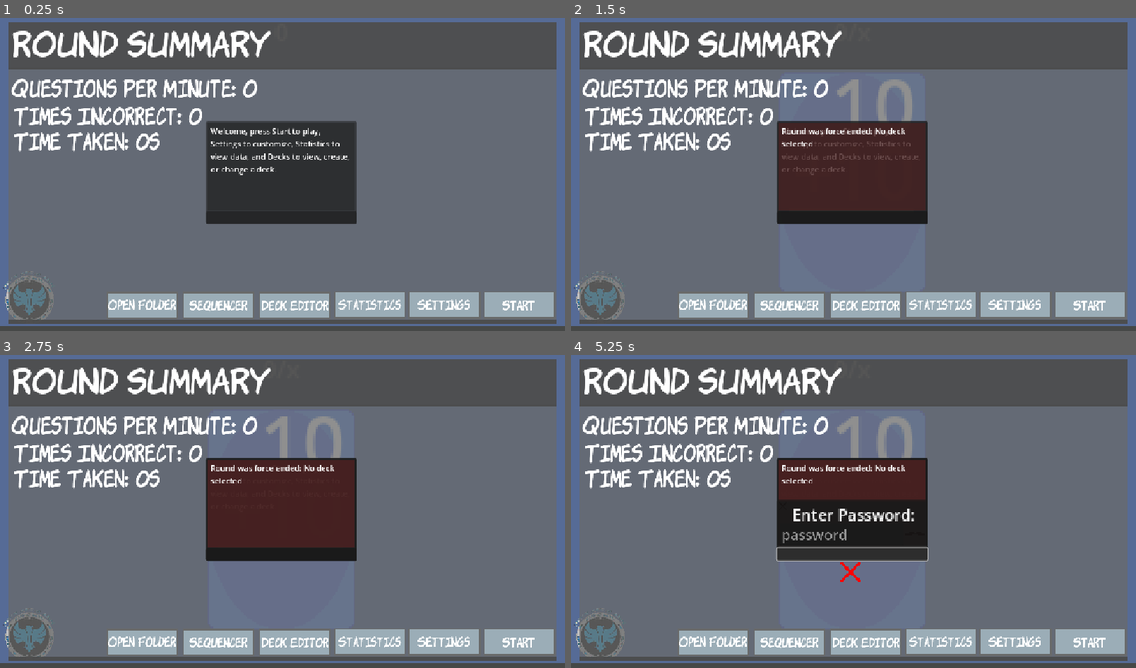
Above: before the commit, frames 1-4 (two rows, left to right).
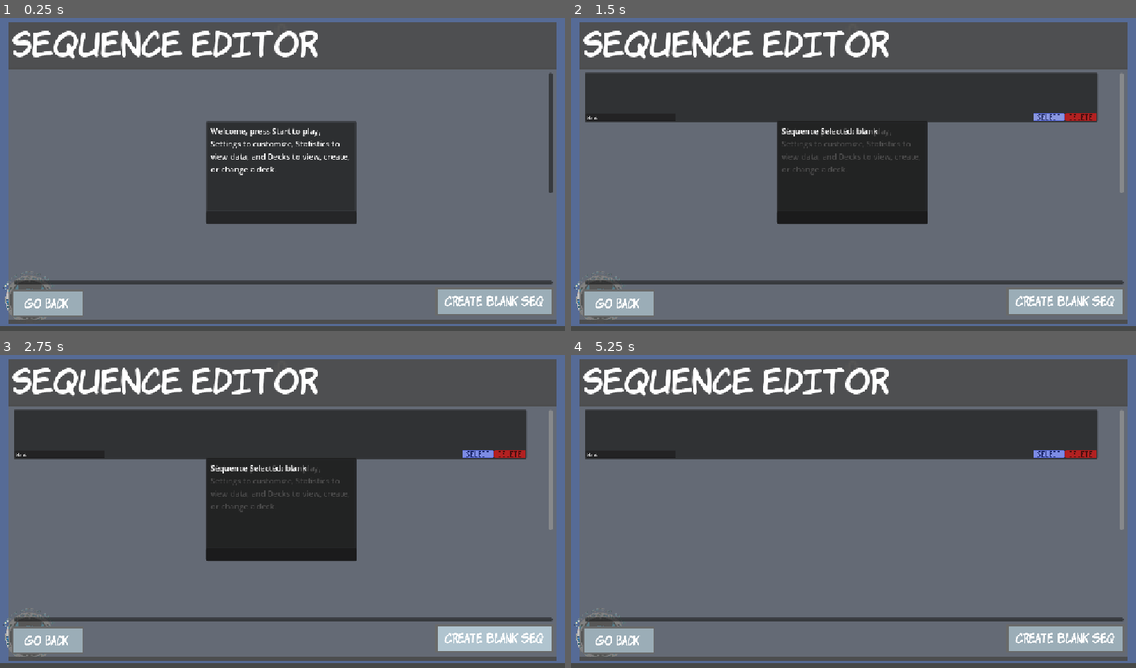
Above: after the commit, the same moments.

Repository: 255-Ping/Flashcards
Game: Godot game, scene res://Scenes/flash_card_main.tscn
Same seed, same stepped clock (60 frames per second), same inputs: the game is played once before the commit and once after it.
Inputs (mouse positions are in pixels of both pictures, inside the frame that each line leads up to):
- Up to frame 1 (0.25 s): no input
- Up to frame 2 (1.5 s): click (1090, 305) at 0.5 s, where only the run before the commit has a clickable "Start"; click (1051, 118) at 1.27 s
- Up to frame 3 (2.75 s): click (519, 642) at 2 s, where only the run before the commit has a clickable "Start"
- Up to frame 4 (5.25 s): click (1068, 639) at 2.75 s, where only the run after the commit has a clickable "Create Blank Seq"; click (938, 642) at 3.5 s, where only the run before the commit has a clickable "Statistics"; click (791, 642) at 4.25 s, where only the run before the commit has a clickable "Sequencer"; click (853, 555) at 5.02 s

The runs differ from the first frame. In frame 1, 13% of the frame differs, in the area x 2-98%, y 4-96%; in frame 2, 32%; in frame 3, 32%; in frame 4, 34%.

Commit message:
Sequence update Phase 2

Diff:
--- a/Scenes/flash_card_main.tscn
+++ b/Scenes/flash_card_main.tscn
@@ -197,6 +197,7 @@
 vertical_alignment = 1
 
 [node name="RestartRound" type="Control" parent="."]
+visible = false
 z_index = 1000
 anchors_preset = 0
 offset_right = 40.0
@@ -806,6 +807,7 @@
 offset_top = 181.0
 offset_right = 1127.0
 offset_bottom = 563.0
+vertical_scroll_mode = 2
 
 [node name="VBoxContainer" type="VBoxContainer" parent="DeckEditor/ScrollContainer"]
 layout_mode = 2
@@ -906,7 +908,6 @@
 text = "Import"
 
 [node name="SequenceEditor" type="Control" parent="."]
-visible = false
 anchors_preset = 0
 offset_right = 40.0
 offset_bottom = 40.0
@@ -968,11 +969,12 @@
 text = "Go back"
 
 [node name="ScrollContainer" type="ScrollContainer" parent="SequenceEditor"]
+z_index = 1
 layout_mode = 0
 offset_left = 28.0
 offset_top = 121.0
 offset_right = 1127.0
-offset_bottom = 329.0
+offset_bottom = 367.0
 vertical_scroll_mode = 2
 
 [node name="VBoxContainer" type="VBoxContainer" parent="SequenceEditor/ScrollContainer"]
@@ -983,7 +985,7 @@
 [node name="ScrollContainerDeck" type="ScrollContainer" parent="SequenceEditor"]
 layout_mode = 0
 offset_left = 28.0
-offset_top = 345.0
+offset_top = 359.0
 offset_right = 1127.0
 offset_bottom = 553.0
 horizontal_scroll_mode = 2
--- a/Scenes/sequence.tscn
+++ b/Scenes/sequence.tscn
@@ -68,7 +68,7 @@
 texture_pressed = ExtResource("9_t4fva")
 texture_hover = ExtResource("10_se0cs")
 
-[node name="SecquenceName" type="LineEdit" parent="Panel"]
+[node name="SequenceName" type="LineEdit" parent="Panel"]
 layout_mode = 0
 offset_left = 2.0
 offset_top = 83.0
@@ -78,5 +78,5 @@
 
 [connection signal="pressed" from="Panel/DeleteButton" to="." method="_on_delete_button_pressed"]
 [connection signal="pressed" from="Panel/SelectButton" to="." method="_on_select_button_pressed"]
-[connection signal="text_changed" from="Panel/SecquenceName" to="." method="_on_deck_name_text_changed"]
-[connection signal="text_submitted" from="Panel/SecquenceName" to="." method="_on_secquence_name_text_submitted"]
+[connection signal="text_changed" from="Panel/SequenceName" to="." method="_on_deck_name_text_changed"]
+[connection signal="text_submitted" from="Panel/SequenceName" to="." method="_on_sequence_name_text_submitted"]
--- a/Scenes/sequence_deck.tscn
+++ b/Scenes/sequence_deck.tscn
@@ -1,24 +1,28 @@
-[gd_scene load_steps=6 format=3 uid="uid://d12j77fio77gu"]
+[gd_scene load_steps=10 format=3 uid="uid://d12j77fio77gu"]
 
 [ext_resource type="Script" uid="uid://ddrl6vups4nvp" path="res://Scripts/SequenceEditor/sequence_deck.gd" id="1_pqw84"]
 [ext_resource type="Texture2D" uid="uid://b0xqjiyoux18c" path="res://Textures/deck.png" id="2_pqw84"]
 [ext_resource type="Texture2D" uid="uid://c2qws3vie5tnn" path="res://Textures/Buttons/x.png" id="4_56j2a"]
 [ext_resource type="Texture2D" uid="uid://ckfyoxsggc05i" path="res://Textures/Buttons/x_pressed.png" id="5_y1u10"]
 [ext_resource type="Texture2D" uid="uid://c6aa5fwy0i3nc" path="res://Textures/Buttons/x_hover.png" id="6_7kuid"]
+[ext_resource type="Theme" uid="uid://76wxr7e03ud3" path="res://Themes/general_theme.tres" id="6_p1d2y"]
+[ext_resource type="Texture2D" uid="uid://uboxunhwhjg1" path="res://Textures/Buttons/select.png" id="7_56j2a"]
+[ext_resource type="Texture2D" uid="uid://cdy0sxx3cq4yc" path="res://Textures/Buttons/select_pressed.png" id="8_y1u10"]
+[ext_resource type="Texture2D" uid="uid://y37g71f1p6yp" path="res://Textures/Buttons/select_hover.png" id="9_7kuid"]
 
 [node name="SequenceDeck" type="Control"]
-custom_minimum_size = Vector2(165, 190)
+custom_minimum_size = Vector2(135, 170)
 layout_mode = 3
-anchor_right = 0.143
-anchor_bottom = 0.293
-offset_right = 0.2639923
-offset_bottom = 0.13598633
+anchor_right = 0.117000006
+anchor_bottom = 0.24700001
+offset_right = 0.21598816
+offset_bottom = -0.055999756
 size_flags_horizontal = 3
 script = ExtResource("1_pqw84")
 
 [node name="Card" type="Sprite2D" parent="."]
-position = Vector2(82, 123)
-scale = Vector2(1.65, 1.65)
+position = Vector2(65.5, 109.25)
+scale = Vector2(1.35, 1.35)
 texture = ExtResource("2_pqw84")
 
 [node name="DeleteSequence" type="TextureButton" parent="."]
@@ -34,13 +38,25 @@
 
 [node name="DeckName" type="Label" parent="."]
 layout_mode = 0
-offset_left = 17.0
-offset_top = 79.0
-offset_right = 877.0
-offset_bottom = 725.6666
-scale = Vector2(0.15, 0.15)
+offset_left = 10.5
+offset_top = 71.25
+offset_right = 446.5
+offset_bottom = 331.25
+scale = Vector2(0.25, 0.25)
+theme = ExtResource("6_p1d2y")
 theme_override_font_sizes/font_size = 64
 autowrap_mode = 3
-script = ExtResource("1_pqw84")
+
+[node name="SelectButton" type="TextureButton" parent="."]
+layout_mode = 0
+offset_left = 12.5
+offset_top = 136.25
+offset_right = 76.5
+offset_bottom = 152.25
+tooltip_text = "Adds this deck to selected Sequence"
+texture_normal = ExtResource("7_56j2a")
+texture_pressed = ExtResource("8_y1u10")
+texture_hover = ExtResource("9_7kuid")
 
 [connection signal="pressed" from="DeleteSequence" to="." method="_on_delete_card_pressed"]
+[connection signal="pressed" from="SelectButton" to="." method="_on_select_button_pressed"]
--- a/Scripts/DataManagement/sequence_manager.gd
+++ b/Scripts/DataManagement/sequence_manager.gd
@@ -28,14 +28,14 @@
 
 func add_deck_to_sequence(filename: String, deckname: String):
 	var file_path = SAVE_DIR + "/" + filename + ".seq"
-	if FileAccess.file_exists(file_path):
-		push_error("Sequence already exists, aborting creation")
+	if !FileAccess.file_exists(file_path):
+		push_error("Sequence does not exist, aborting addition")
 		return
 	var loaded = save.load_json(str(filename, ".seq"))
-	if loaded["0"] == null:
-		loaded["0"] = deckname
+	if !loaded.has(deckname):
+		loaded[str(loaded.size())] = deckname
 	else:
-		loaded[str(loaded.size())] = deckname
+		push_error("Error")
 	save.save_json(str(filename, ".seq"), loaded)
 
 func delete_sequence(filename: String):
--- a/Scripts/SequenceEditor/sequence_deck.gd
+++ b/Scripts/SequenceEditor/sequence_deck.gd
@@ -3,9 +3,20 @@
 # Licensed under GPLv3 - https://www.gnu.org/licenses/gpl-3.0.txt
 
 extends Control
+class_name SequenceDeck
 
-var text: String
+var sequence_manager = SequenceManager.new()
+var deck: String
+var parent_ui
+
+var main
 
 # Called when the node enters the scene tree for the first time.
-#func _ready() -> void:
-#	$DeckName.text = text
+func _ready() -> void:
+	main = get_tree().current_scene
+	$DeckName.text = deck
+
+
+func _on_select_button_pressed() -> void:
+	sequence_manager.add_deck_to_sequence(main.selected_sequence,deck)
+	main.reload_sequence_list()
--- a/Scripts/SequenceEditor/sequence_ui.gd
+++ b/Scripts/SequenceEditor/sequence_ui.gd
@@ -19,7 +19,8 @@
 
 func _ready() -> void:
 	main = get_tree().current_scene
-	$Panel/SecquenceName.text = sequence
+	$Panel/SequenceName.text = sequence
+	reload_deck_list()
 
 func _on_delete_button_pressed() -> void:
 	sequence_manager.delete_sequence(sequence)
@@ -29,7 +30,7 @@
 	main.selected_sequence = sequence
 	main.create_popup(str("Sequence Selected: ", sequence), 1.5)
 
-func _on_secquence_name_text_submitted(new_text: String) -> void:
+func _on_sequence_name_text_submitted(new_text: String) -> void:
 	if new_text == "":
 		push_error("Sequence name cannot be blank")
 		main.create_popup("Sequence name cannot be blank", -1.0, "error")
@@ -47,4 +48,7 @@
 	for d in decks:
 		var instance = sequence_deck.instantiate()
 		instance.parent_ui = self
+		instance.deck = decks[d]
+		instance.scale = Vector2(0.5,0.5)
+		instance.custom_minimum_size = Vector2(70.0, 120.0)
 		scroll_box_1.add_child(instance)
--- a/Scripts/flash_cards.gd
+++ b/Scripts/flash_cards.gd
@@ -772,7 +772,7 @@
 			return
 	#Adds the deck to the visual list
 		var instance = sequence_deck_entry.instantiate()
-		instance.text = i
+		instance.deck = i
 		#instance.deck = i
 		#instance.cards = loaded_deck
 		$SequenceEditor/ScrollContainerDeck/HBoxContainer.add_child(instance)
